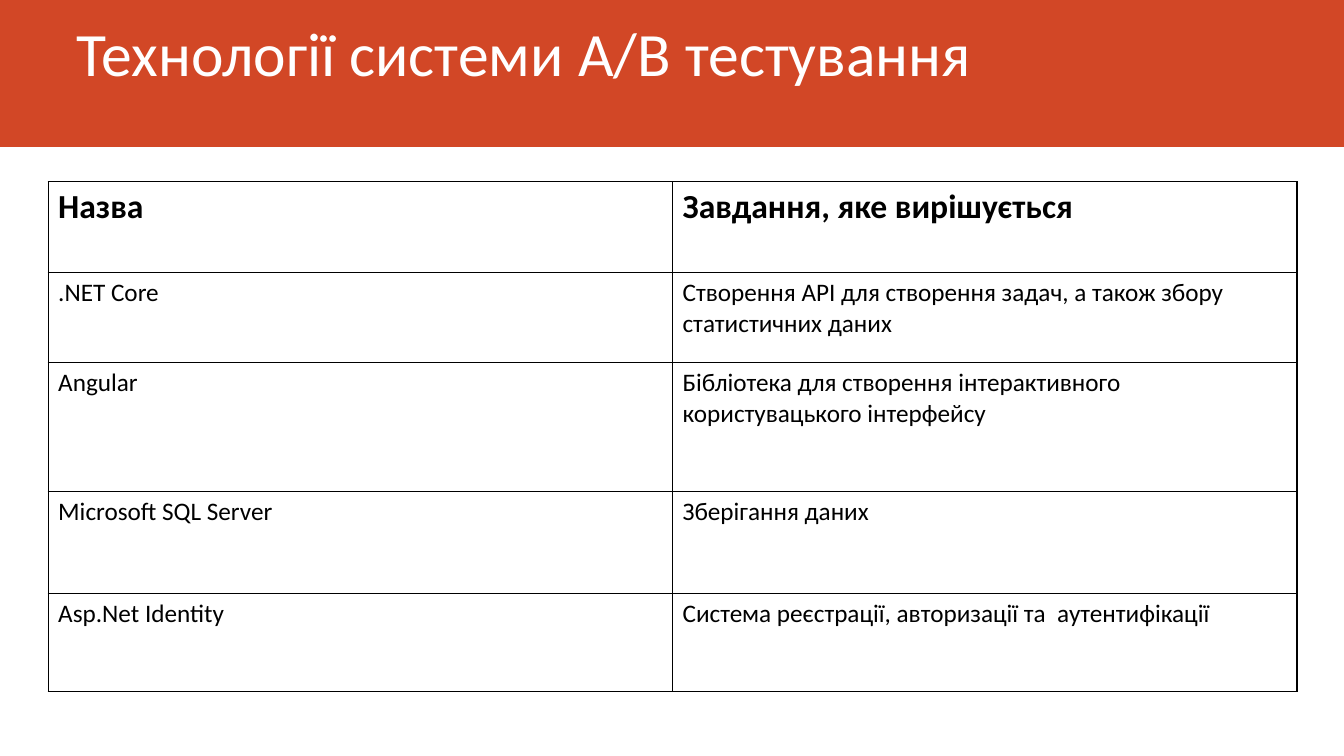
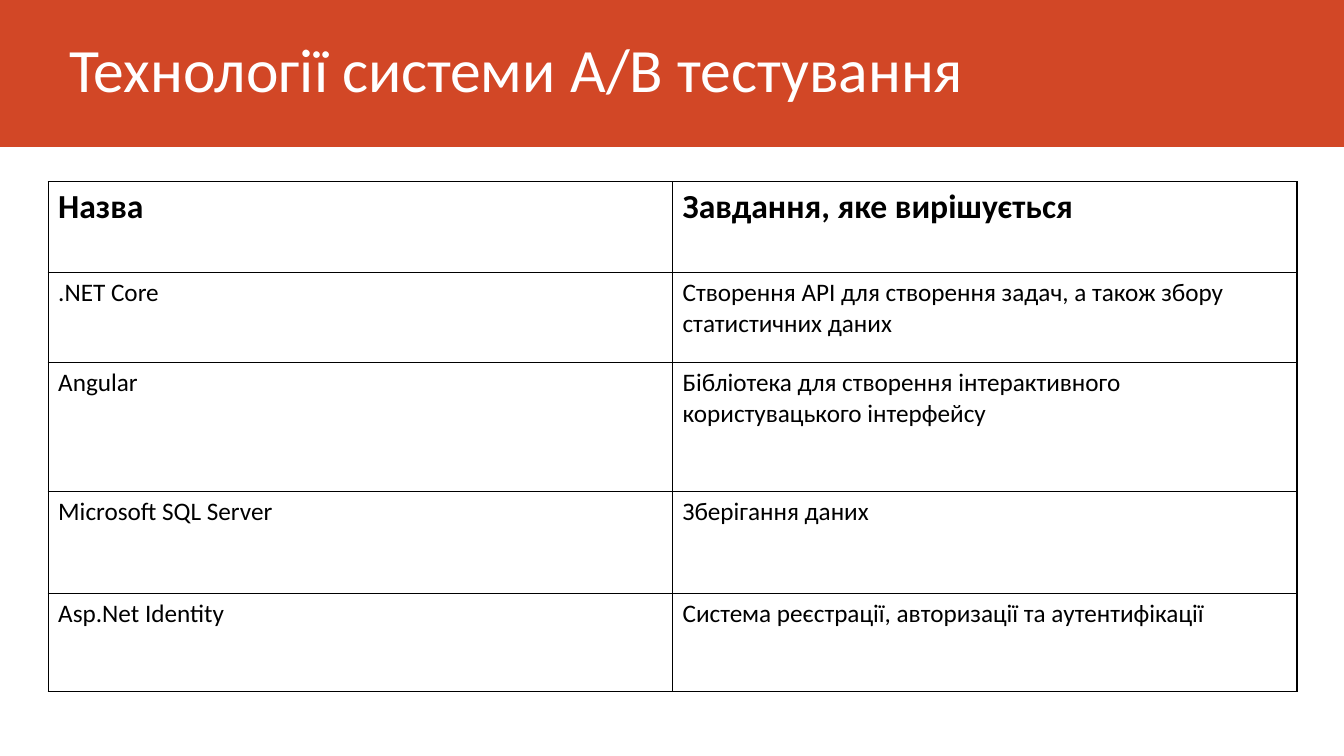
Before and after one commit to oleksandrh/--------6-----, a slide deck: slide 4 of Система AB тестування.pptx. Drawn at 1344x756 pixels with LibreOffice and Linux fonts; fonts in the diff are those of the drawing; grey boxes stand for pictures. Boxes give left, top, right and bottom in pixels: in the first picture for what was removed or moved away, otherwise in the second. Text is boxed around its words. In the diff, an @@ line names an element or a change of style, - is before the commit and + after.

```diff
--- a/Система AB тестування.pptx
+++ b/Система AB тестування.pptx
@@ title "Технології системи A/B тестування": place and size @@
-title "Технології системи A/B тестування" at [77,33,971,86]
+title "Технології системи A/B тестування" at [69,49,964,102]
```
Also in this commit, not shown: 7 other slides changed, 1 slide added, 3 other files.
